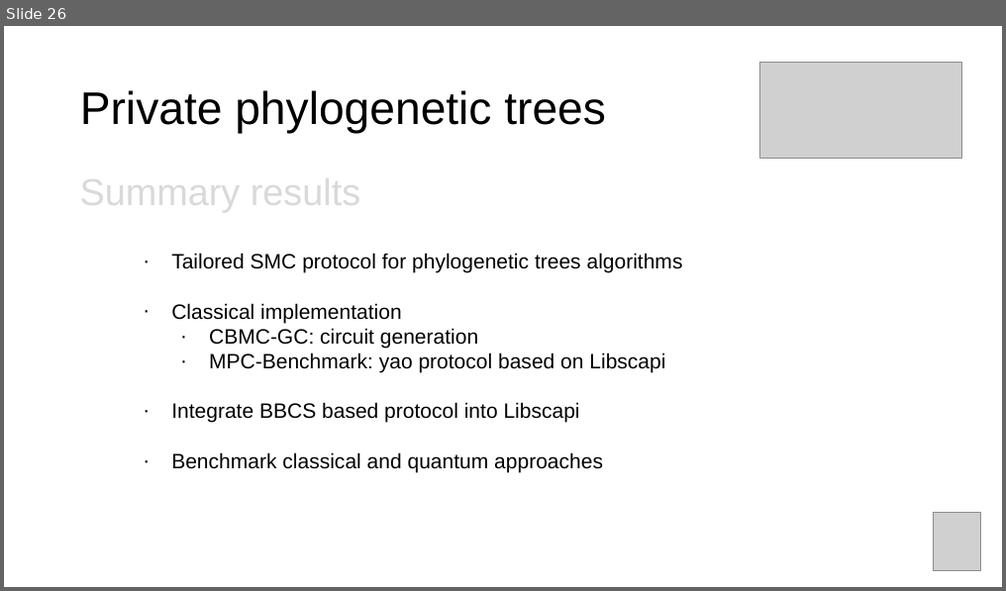
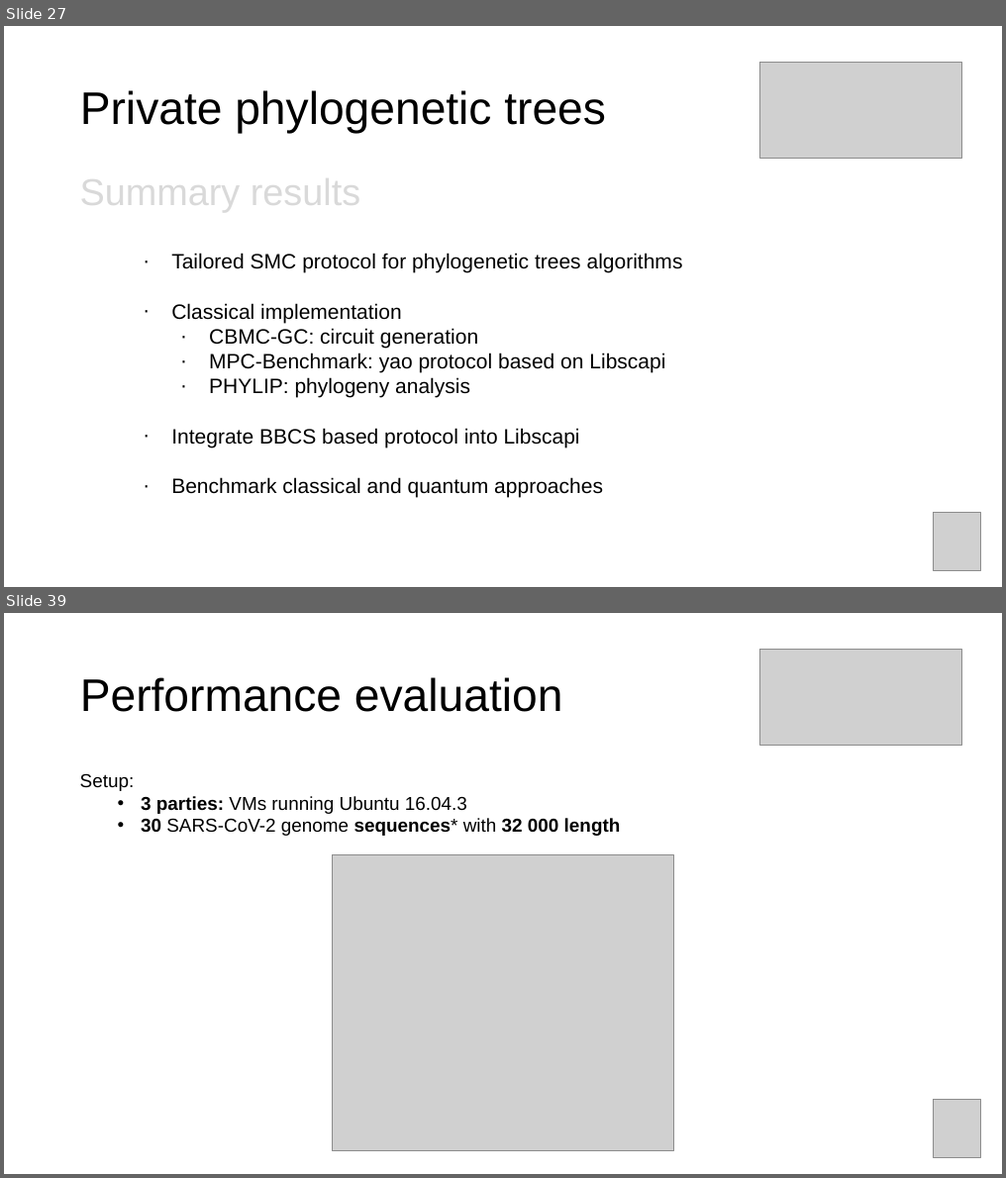
Before and after one commit to manel1874/PhD-thesis, a slide deck: thesis_defense/Thesis_presentation.pptx. Shown one above the other, each under a label of ours: slide 26 before the commit, slides 27 and 39 after it; the slides between them are not shown. The pictures are 1006x591 and 1006x1178 pixels, drawn with LibreOffice and Linux fonts; fonts in the diff are those of the drawing; grey boxes stand for pictures. Boxes give left, top, right and bottom in pixels: in the first picture for what was removed or moved away, otherwise in the second. Text is boxed around its words. In the diff, an @@ line names an element or a change of style, - is before the commit and + after.

```diff
--- a/thesis_defense/Thesis_presentation.pptx
+++ b/thesis_defense/Thesis_presentation.pptx
@@ slide 39 added at [4, 613, 1002, 1174], background #FFFFFF @@
@@ picture added at [760, 649, 961, 746] @@
@@ title added at [80, 677, 563, 712], 44 pt, text #000000 @@
+Performance evaluation
@@ text added at [80, 773, 621, 836], 18 pt, text #000000 @@
+Setup:
+  • 3 parties: VMs running Ubuntu 16.04.3
+  • 30 SARS-CoV-2 genome sequences* with 32 000 length
@@ picture added at [332, 855, 673, 1152] @@
@@ picture added at [934, 1100, 982, 1157] @@
@@ what was slide 26 is now slide 27 @@
@@ slide 27 changed as well @@
@@ text at [209, 377, 470, 398]: paragraph added @@
+  ∙ PHYLIP: phylogeny analysis
```
Also in this commit, not shown: 10 other slides changed, 16 other slides added, 1 slide removed, 1 other file.
